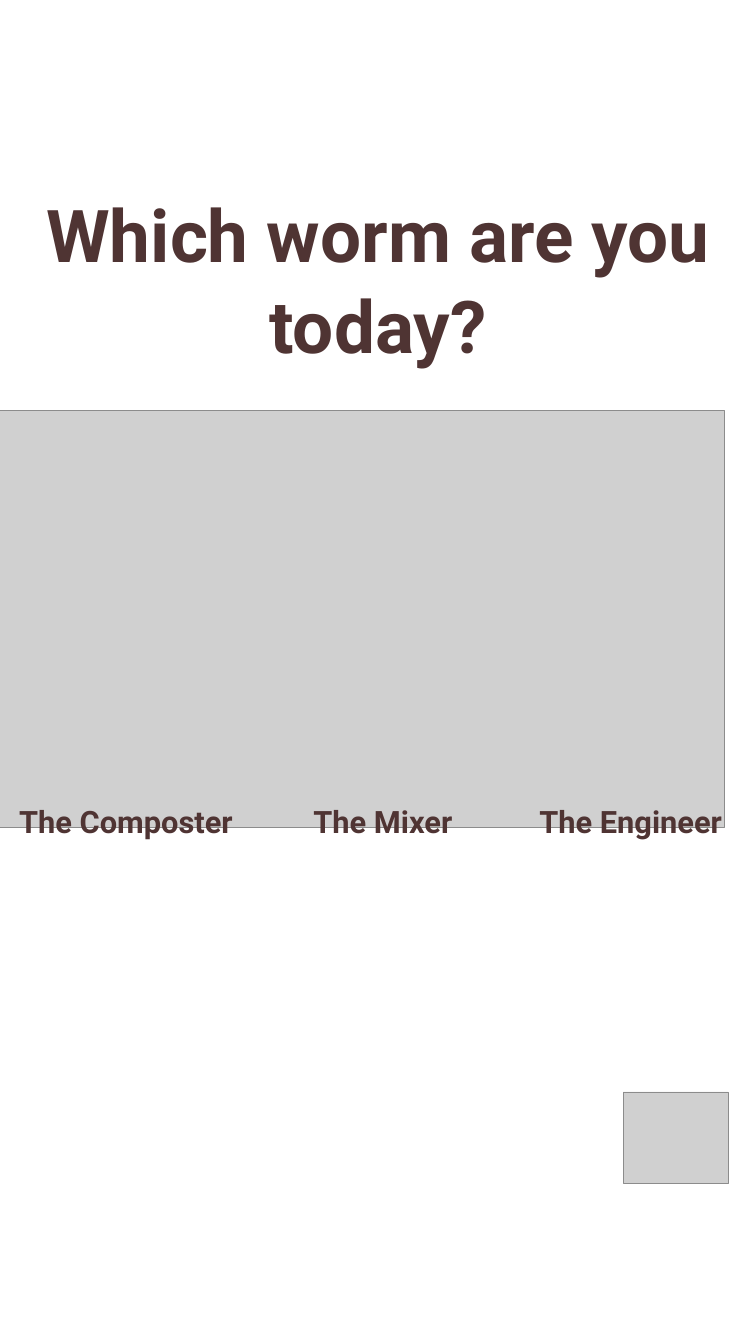
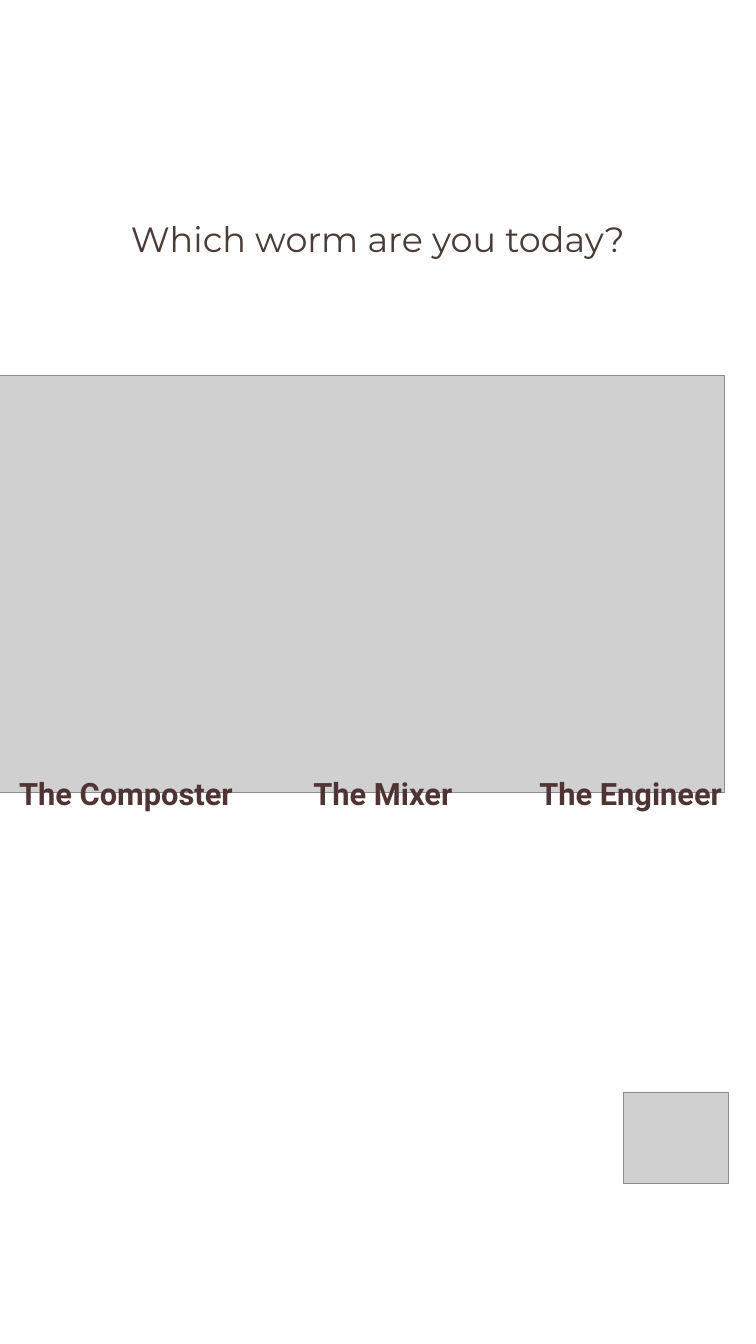
Before and after one commit to linneamoritznyc/final-SFWsite-Linnea, a slide deck: slide 9 of social/earthworm-day-2026-10-21/21-10-2026-wed-ig-story-earthworm.pptx (slide 5 before the commit). Drawn at 756x1344 pixels with LibreOffice and Linux fonts; fonts in the diff are those of the drawing; grey boxes stand for pictures. Boxes give left, top, right and bottom in pixels: in the first picture for what was removed or moved away, otherwise in the second. Text is boxed around its words. In the diff, an @@ line names an element or a change of style, - is before the commit and + after.

```diff
--- a/social/earthworm-day-2026-10-21/21-10-2026-wed-ig-story-earthworm.pptx
+++ b/social/earthworm-day-2026-10-21/21-10-2026-wed-ig-story-earthworm.pptx
@@ text at [131,226,624,259]: text changed; size 78 to 37.5 pt; font Roboto to Montserrat; text colour #4F3433 to #4A3B36; bold off @@
-Which worm are you
-today?
+Which worm are you today?
@@ picture: place and size @@
-picture at [0,411,724,827]
+picture at [0,376,724,792]
@@ 3 texts: place and size @@
-3 texts at [19,810,722,841]
+3 texts at [19,782,722,813]
```
Also in this commit, not shown: 3 other slides changed, 5 slides added, 1 slide removed, 21 other files.
